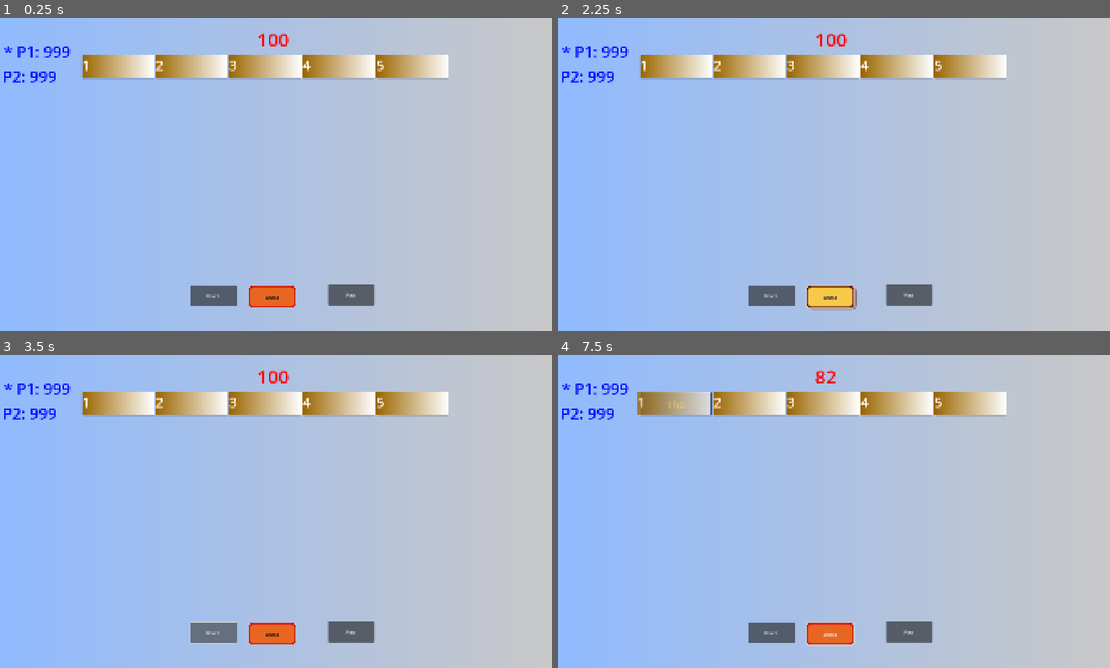
Above: before the commit, frames 1-4 (two rows, left to right).
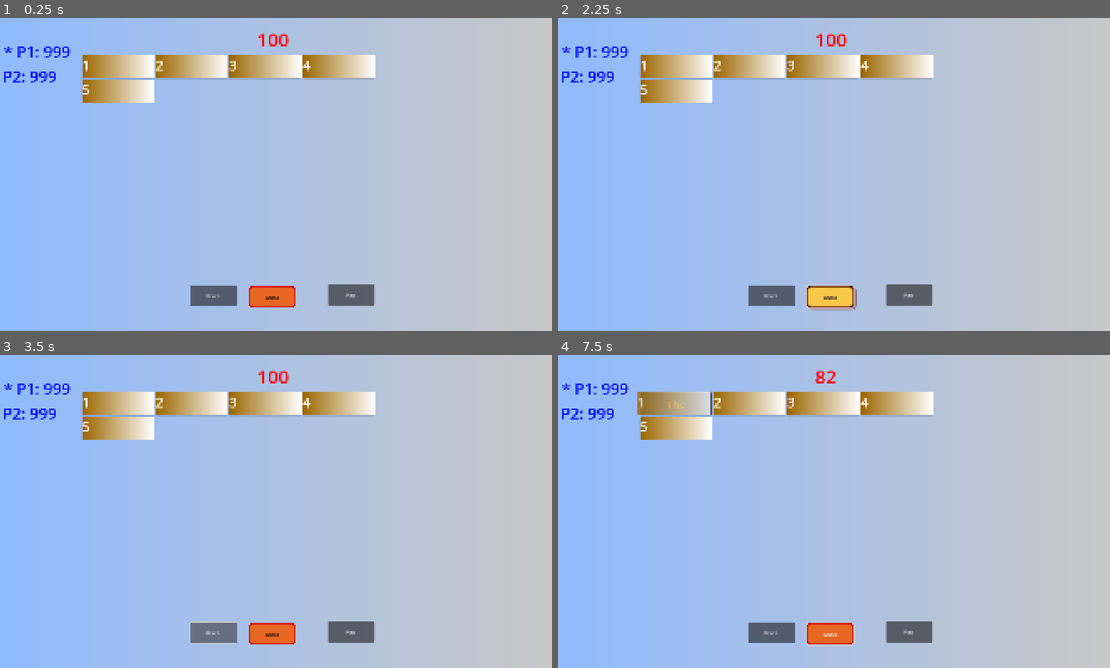
Above: after the commit, the same moments.

Repository: nerraf-dev/nutcase-knockoff
Game: Godot game, scene res://scenes/screens/MainGame.tscn
The game is run twice, just before and just after one commit, with the same random seed, the same clock (stepped at 60 frames per second) and the same inputs. The project has no main scene, so this scene is started directly.
Inputs (mouse positions are in pixels of both pictures, inside the frame that each line leads up to):
- Up to frame 1 (0.25 s): no input
- Up to frame 2 (2.25 s): click "Reveal" at 0.5 s; click "Pass" at 1.25 s; click "Guess" at 2 s
- Up to frame 3 (3.5 s): click "Reveal" at 2.75 s
- Up to frame 4 (7.5 s): click "Pass" at 3.5 s; click "Guess" at 4.25 s; click "Reveal" at 5 s; click "Pass" at 5.75 s; click "Guess" at 6.5 s; tap Enter at 7.25 s; move the mouse to (673, 405) at 7.27 s; click (673, 405) at 7.42 s

The runs differ from the first frame. In frame 1, 1.9% of the frame differs, in the area x 14-82%, y 11-28%; in frame 2, 1.9%; in frame 3, 1.9%; in frame 4, 1.9%.

Commit message:
Remove unused _process function and adjust grid columns in spawn_question method

Diff:
--- a/nutcase-knockoff/scenes/screens/main_game.gd
+++ b/nutcase-knockoff/scenes/screens/main_game.gd
@@ -31,10 +31,6 @@
 	else:
 		push_error("No questions loaded!")
 
-func _process(delta: float) -> void:
-	pass  # Replace with function body.
-
-
 func spawn_question(question: Question) -> void:
 	print("Spawning question: %s" % question.question_text)
 	var words = question.question_text.split(" ")
@@ -57,7 +53,7 @@
 	for i in range(words.size()):
 		var s = SliderScene.instantiate()
 		s.custom_minimum_size = Vector2(250, 80)  # Match the size from the scene
-		grid.columns = 5
+		grid.columns = 4
 		grid.add_child(s)
 		s.set_word(words[i], i + 1)  # Pass word and number (1-indexed)
 		s.clicked.connect(_on_slider_clicked)
